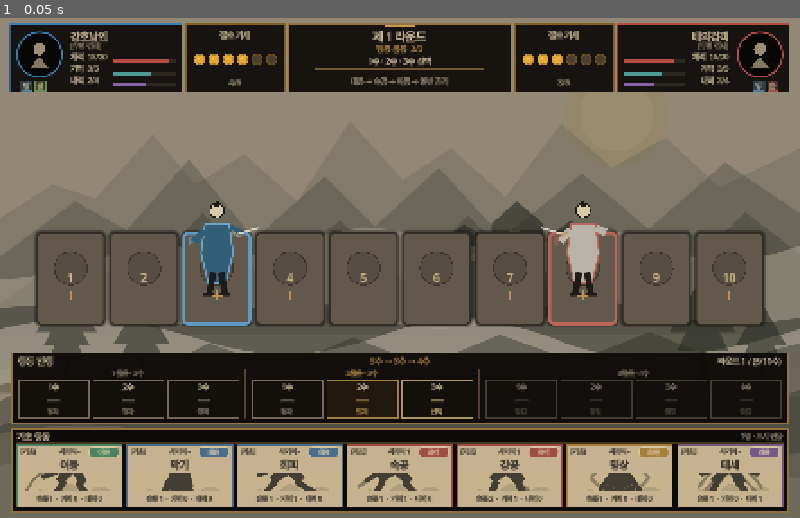
Above: before the commit, frame 1.
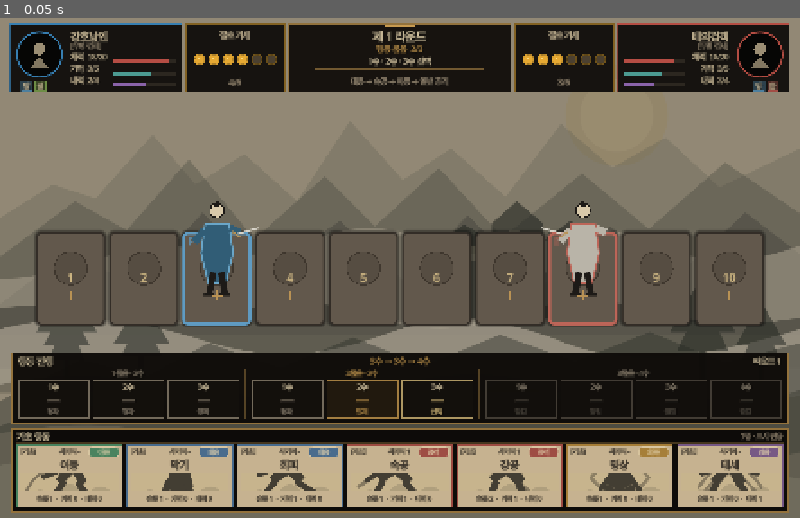
Above: after the commit, the same moment.

Repository: alsdmlals4-eng/Ten-Paces-Hidden-Moves
Game: Godot game, scene res://scenes/combat/combat_board_preview.tscn
Same seed, same stepped clock (60 frames per second), same inputs: the game is played once before the commit and once after it.
Inputs:
- Up to frame 1 (0.05 s): no input

The runs differ from the first frame. In frame 1, less than 0.1% of the frame differs, in the area x 89-98%, y 67-70%.

Commit message:
fix: show only round number in timing panel

Diff:
--- a/src/ui/action_timing_panel.gd
+++ b/src/ui/action_timing_panel.gd
@@ -107,14 +107,12 @@
         return
     var sequence: Array = timing_data.get("timing_sequence", [3, 3, 4])
     var round_number := int(timing_data.get("round_number", 1))
-    var current_timing := int(timing_data.get("current_timing", 1))
-    var total_timings := int(timing_data.get("total_timings", 10))
     var sequence_texts := PackedStringArray()
     for value in sequence:
         sequence_texts.append("%d수" % int(value))
     _title_label.text = "행동 진행"
     _sequence_label.text = " → ".join(sequence_texts)
-    _progress_label.text = "라운드 %d / (%d/%d수)" % [round_number, current_timing, total_timings]
+    _progress_label.text = "라운드 %d" % round_number
 
 func _layout() -> void:
     if _title_label == null or slots.is_empty():
